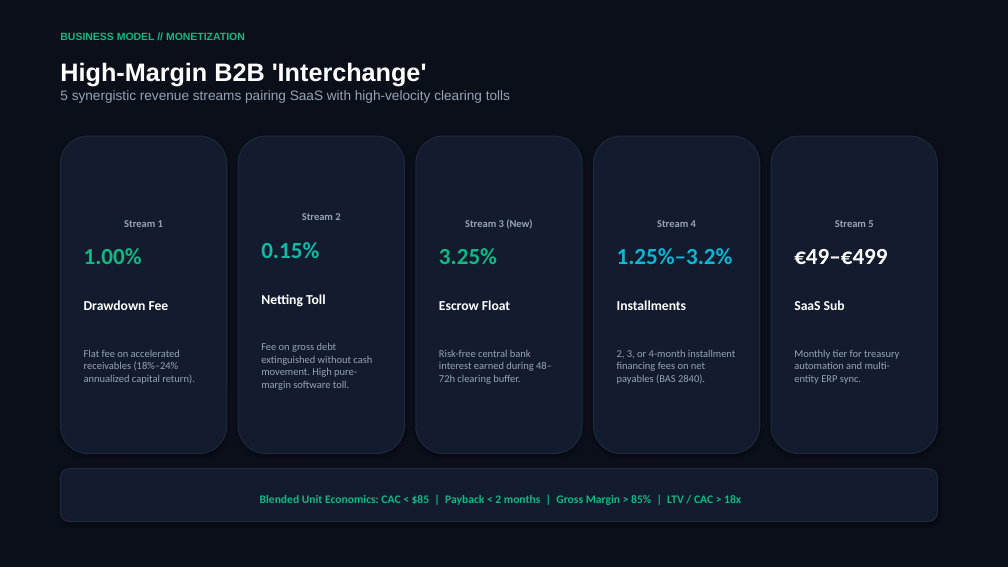
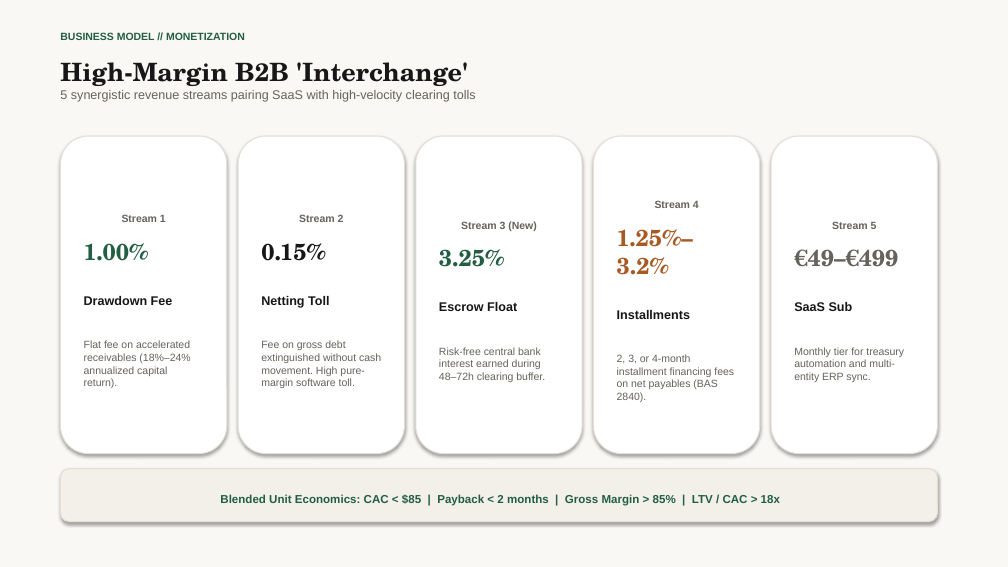
Before and after one commit to howieaccounted/accounted, a slide deck: slide 13 of public/docs/accounted_network_pitch_deck.pptx. Drawn at 1008x567 pixels with LibreOffice and Linux fonts; fonts in the diff are those of the drawing. Boxes give left, top, right and bottom in pixels: in the first picture for what was removed or moved away, otherwise in the second. Text is boxed around its words. In the diff, an @@ line names an element or a change of style, - is before the commit and + after.

Commit message:
style(pitch): update deck branding to match accounted.se light paper and editorial typography

```diff
--- a/public/docs/accounted_network_pitch_deck.pptx
+++ b/public/docs/accounted_network_pitch_deck.pptx
@@ rectangle at [0, 0, 1008, 567]: fill #0B0F19 to #FAF8F5 @@
@@ text "High-Margin B2B 'Interchange'" at [60, 62, 475, 102]: font Arial to TeX Gyre Schola, text colour #FFFFFF to #171717 in "High-Margin B2B 'Interchange'"; size 13 to 12 pt, text colour #94A3B8 to #66625C in "5 synergistic revenue streams pairing SaaS with ..." @@
@@ text "BUSINESS MODEL // MONETIZATION" at [60, 32, 245, 40]: text colour #10B981 to #225E42 @@
@@ rounded rectangle "Stream 1" at [60, 136, 227, 454]: font Calibri to Arial; text colour #94A3B8 to #66625C in "Stream 1", "Flat fee on accelerated receivables (18%–24% annualized ..."; font Calibri to TeX Gyre Schola, text colour #10B981 to #225E42 in "1.00%"; size 13 to 12 pt, text colour #FFFFFF to #171717 in "Drawdown Fee"; fill #131C2E to #FFFFFF; outline #1E293B 1 pt to #E4E0D8 1 pt @@
@@ rounded rectangle "Stream 2" at [238, 136, 405, 454]: font Calibri to Arial; text colour #94A3B8 to #66625C in "Stream 2", "Fee on gross debt extinguished without cash ..."; font Calibri to TeX Gyre Schola, text colour #14B8A6 to #171717 in "0.15%"; size 13 to 12 pt, text colour #FFFFFF to #171717 in "Netting Toll"; fill #131C2E to #FFFFFF; outline #1E293B 1 pt to #E4E0D8 1 pt @@
@@ rounded rectangle "Stream 3 (New)" at [416, 136, 582, 454]: font Calibri to Arial; text colour #94A3B8 to #66625C in "Stream 3 (New)", "Risk-free central bank interest earned during 48–72h ..."; font Calibri to TeX Gyre Schola, text colour #10B981 to #225E42 in "3.25%"; size 13 to 12 pt, text colour #FFFFFF to #171717 in "Escrow Float"; fill #131C2E to #FFFFFF; outline #1E293B 1 pt to #E4E0D8 1 pt @@
@@ rounded rectangle "Stream 4" at [594, 136, 760, 454]: font Calibri to Arial in "Stream 4", "Installments", "2, 3, or 4-month installment financing fees ..."; text colour #94A3B8 to #66625C in "Stream 4", "2, 3, or 4-month installment financing fees ..."; font Calibri to TeX Gyre Schola, text colour #06B6D4 to #A65A24 in "1.25%–3.2%"; size 13 to 12 pt, text colour #FFFFFF to #171717 in "Installments"; fill #131C2E to #FFFFFF; outline #1E293B 1 pt to #E4E0D8 1 pt @@
@@ rounded rectangle "Stream 5" at [771, 136, 938, 454]: font Calibri to Arial in "Stream 5", "SaaS Sub", "Monthly tier for treasury automation and multi-entity ..."; text colour #94A3B8 to #66625C in "Stream 5", "Monthly tier for treasury automation and multi-entity ..."; font Calibri to TeX Gyre Schola, text colour #FFFFFF to #66625C in "€49–€499"; size 13 to 12 pt, text colour #FFFFFF to #171717 in "SaaS Sub"; fill #131C2E to #FFFFFF; outline #1E293B 1 pt to #E4E0D8 1 pt @@
@@ rounded rectangle "Blended Unit Economics: CAC < ..." at [60, 469, 938, 522]: font Calibri to Arial, text colour #10B981 to #225E42; fill #131C2E to #F3F0EA; outline #1E293B 1 pt to #E4E0D8 1 pt @@
```
Also in this commit, not shown: 15 other slides changed, 1 other file.
